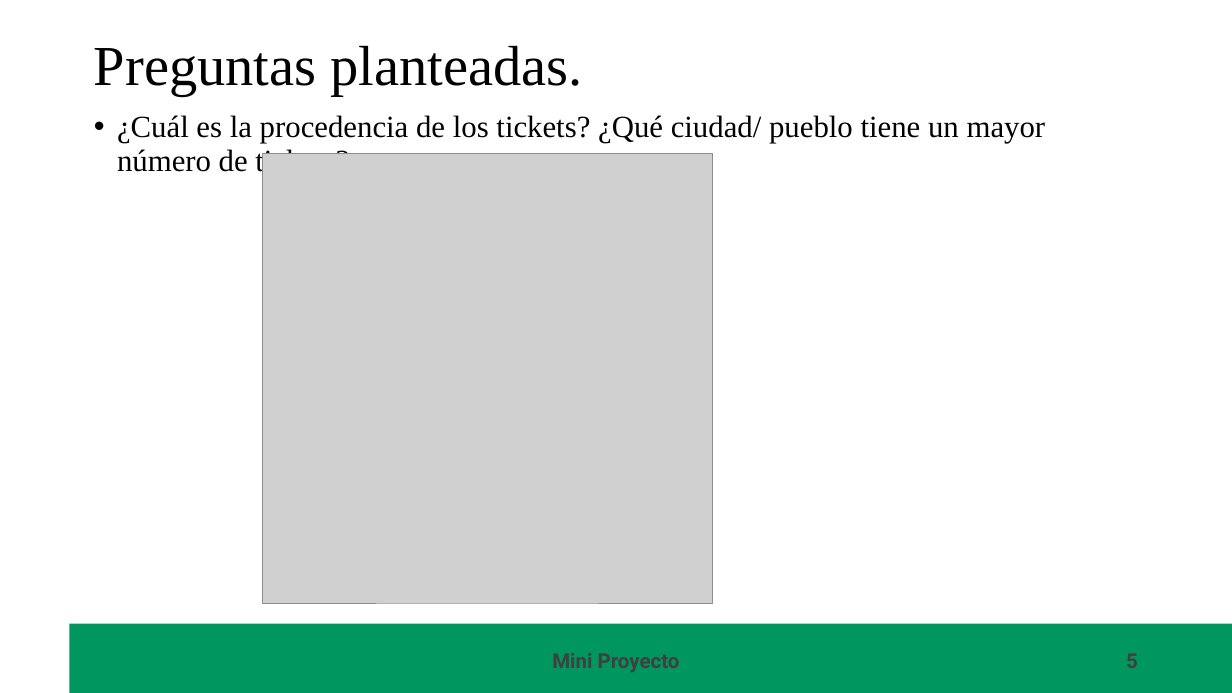
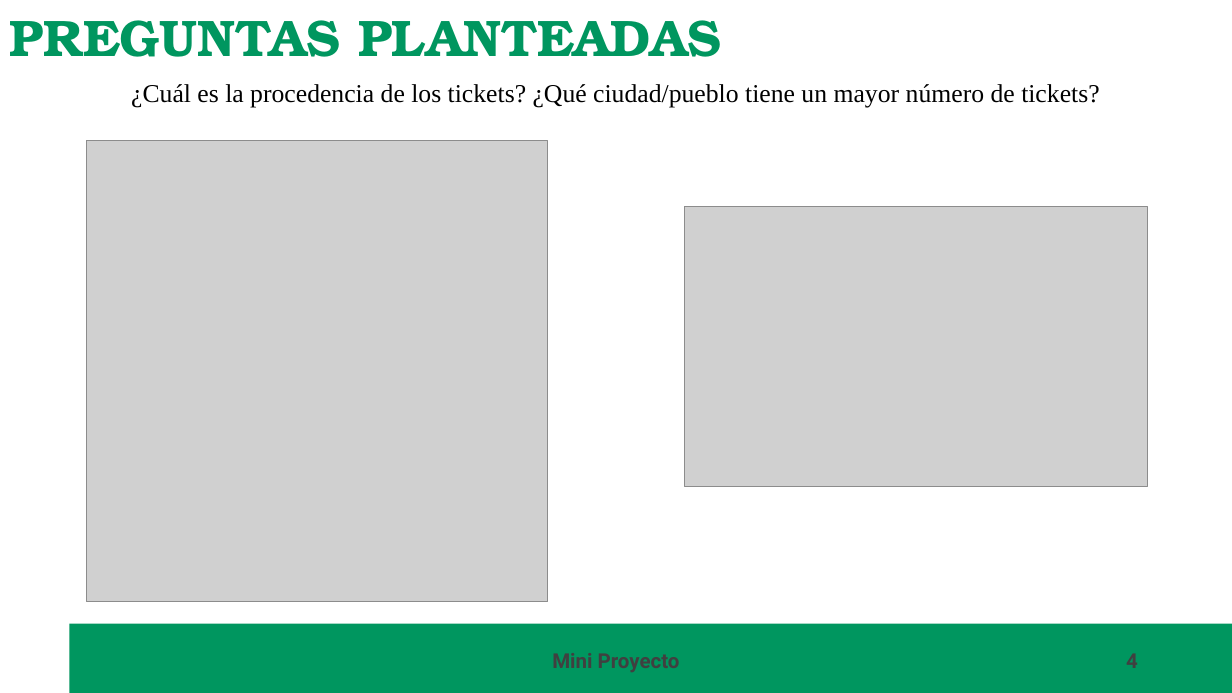
Before and after one commit to carmart4/ProyectoTD2025, a slide deck: slide 4 of presentacion/Presentacion.pptx (slide 5 before the commit). Drawn at 1232x693 pixels with LibreOffice and Linux fonts; fonts in the diff are those of the drawing; grey boxes stand for pictures; background and template pictures are left out. Boxes give left, top, right and bottom in pixels: in the first picture for what was removed or moved away, otherwise in the second. Text is boxed around its words. In the diff, an @@ line names an element or a change of style, - is before the commit and + after.

```diff
--- a/presentacion/Presentacion.pptx
+++ b/presentacion/Presentacion.pptx
@@ text at <box>9,20,721,57</box>: text changed; size 44 to 40 pt; font Times New Roman to TeX Gyre Bonum; text colour #000000 to #00965F; bold on @@
-Preguntas planteadas.
+PREGUNTAS PLANTEADAS
@@ text "¿Cuál es la procedencia de ..." at <box>131,84,1099,107</box>: vertical alignment top to middle @@
@@ text at <box>131,84,1099,107</box>: text changed; size 24 to 20 pt @@
-• ¿Cuál es la procedencia de los tickets? ¿Qué ciudad/ pueblo tiene un mayor número de tickets?
+¿Cuál es la procedencia de los tickets? ¿Qué ciudad/pueblo tiene un mayor número de tickets?
@@ picture: place and size @@
-picture at <box>262,153,713,604</box>
+picture at <box>87,140,548,602</box>
@@ picture added at <box>685,206,1148,486</box> @@
@@ page number at <box>871,642,1148,679</box>: text changed @@
-5
+4
```
Also in this commit, not shown: 12 other slides changed, 1 slide added, 1 slide removed, 1 other file.
